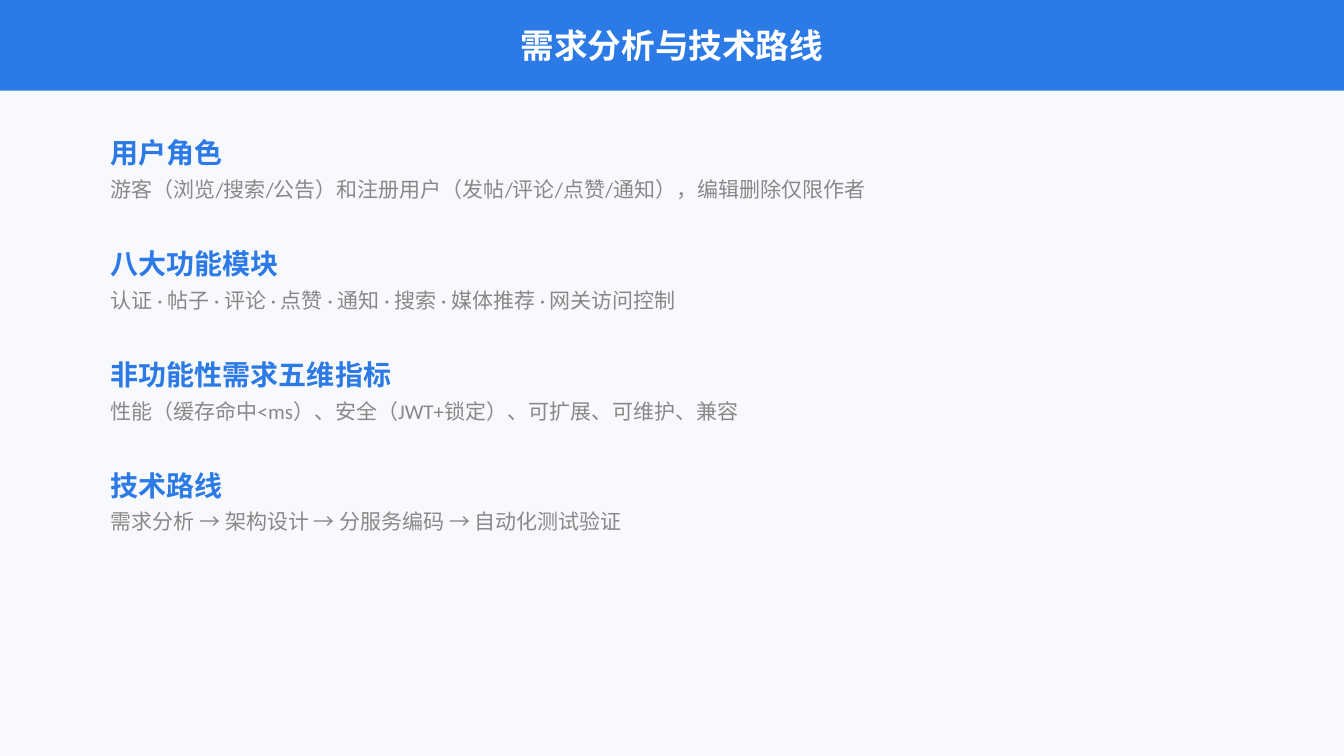
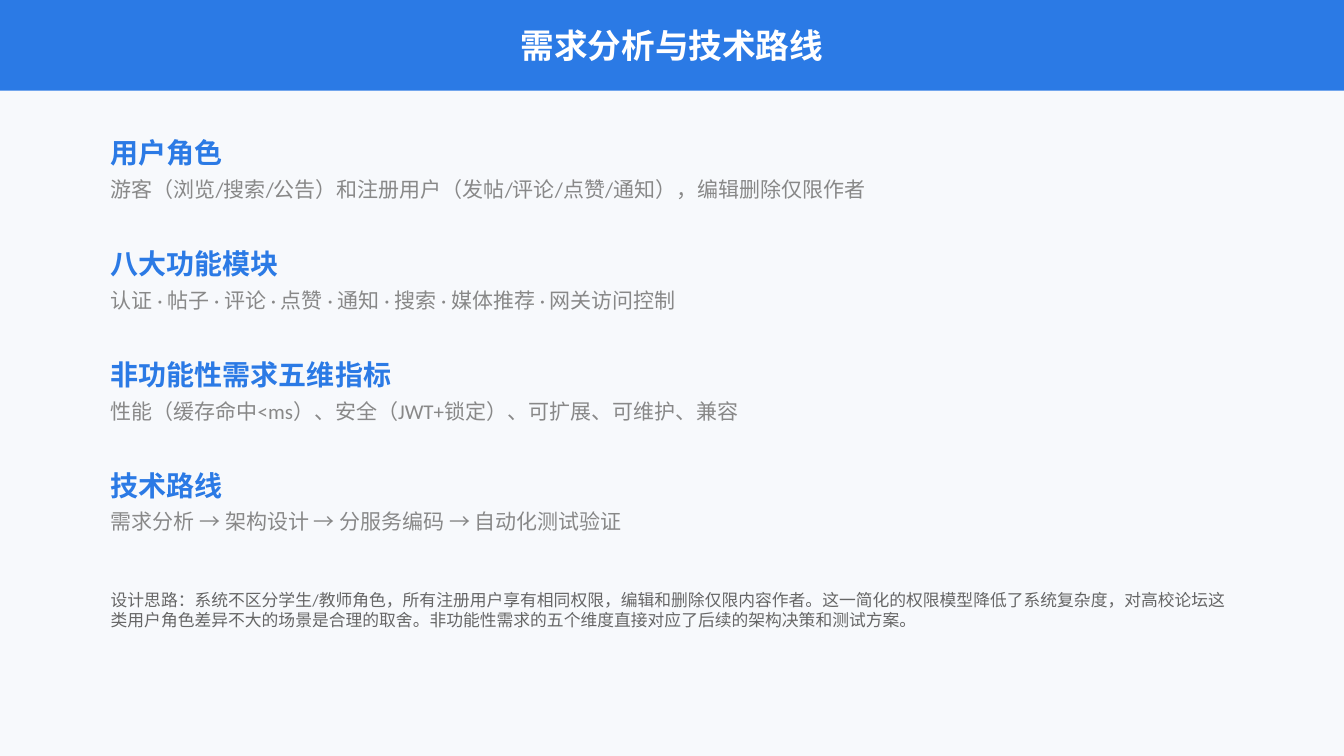
Before and after one commit to Wkjlovec/graduation_project_zhuang, a slide deck: slide 5 of docs/答辩PPT.pptx. Drawn at 1344x756 pixels with LibreOffice and Linux fonts; fonts in the diff are those of the drawing. Boxes give left, top, right and bottom in pixels: in the first picture for what was removed or moved away, otherwise in the second. Text is boxed around its words. In the diff, an @@ line names an element or a change of style, - is before the commit and + after.

```diff
--- a/docs/答辩PPT.pptx
+++ b/docs/答辩PPT.pptx
@@ text added at bbox=[111, 592, 1225, 628], 12 pt, text #666666 @@
+设计思路：系统不区分学生/教师角色，所有注册用户享有相同权限，编辑和删除仅限内容作者。这一简化的权限模型降低了系统复杂度，对高校论坛这类用户角色差异不大的场景是合理的取舍。非功能性需求的五个维度直接对应了后续的架构决策和测试方案。
```
Also in this commit, not shown: 4 other slides changed.
